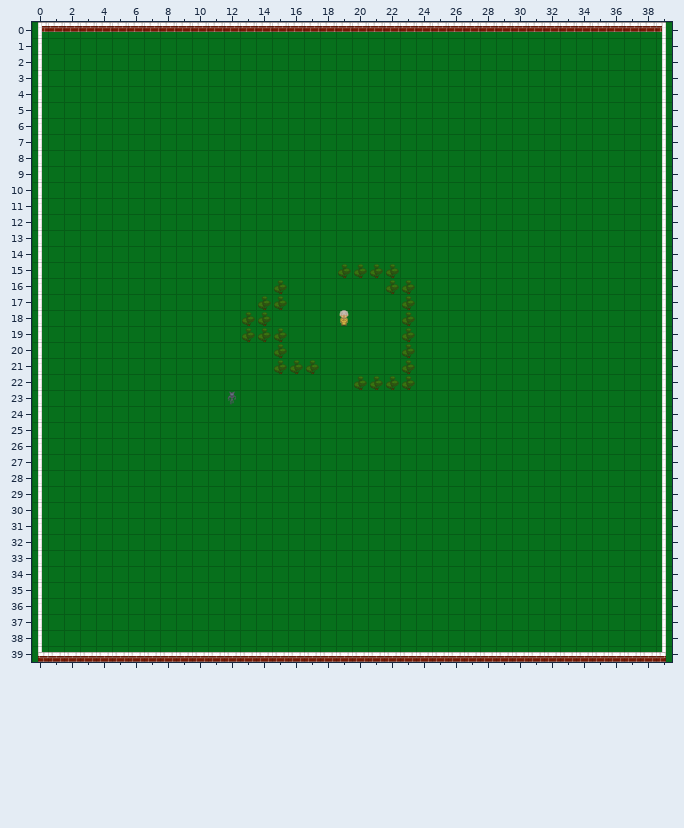
Two versions of a level (Tiled map (JSON), assets/tilemaps/level2.json). The picture above is the old version.
Cells are 64x64 px. Shown: x 0..39, y 0..39.
The same view after the edit:
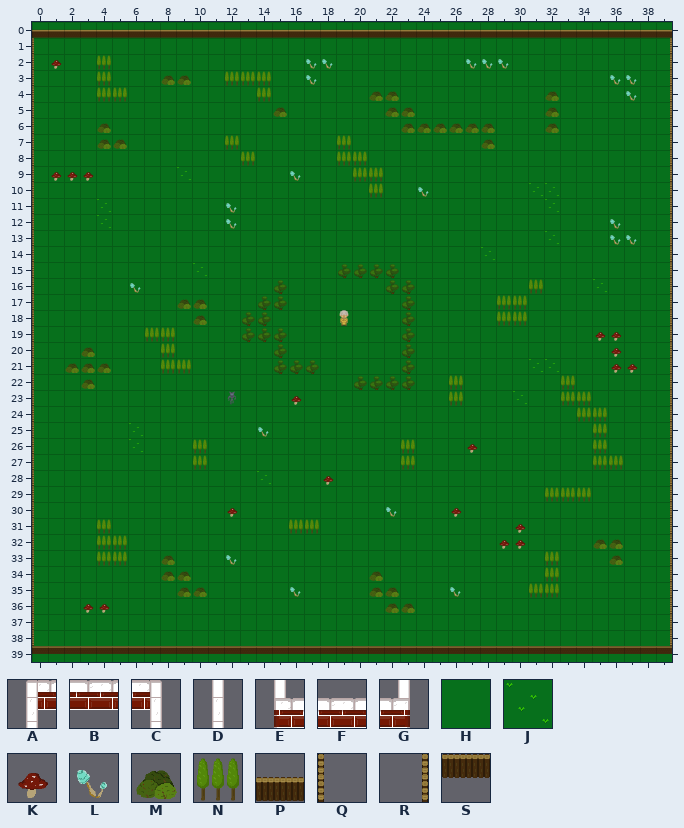
Key: from "tiles": A 0, B 1, C 2, D 16, E 32, F 33, G 34, H 78, J 101, K 102, L 103, M 115, N 116, P 117, Q 118, R 119, S 120.
_ is an empty cell.
What changed:
Layer "backgroundLayer":
y 9: x 9 H -> J
y 10: x 31..32 HH -> JJ
y 11: x 4 H -> J; x 32 H -> J
y 12: x 4 H -> J
y 13: x 32 H -> J
y 14: x 28 H -> J
y 15: x 10 H -> J
y 16: x 35 H -> J
y 21: x 31..32 HH -> JJ
y 23: x 30 H -> J
y 25..26: x 6 H -> J
y 28: x 14 H -> J
Layer "bulletLayer":
y 9: x 16 _ -> L
y 10: x 24 _ -> L
y 11..12: x 12 _ -> L
y 16: x 6 _ -> L
y 23: x 16 _ -> K
y 25: x 14 _ -> L
y 26: x 27 _ -> K
y 28: x 18 _ -> K
y 30: x 12 _ -> K; x 22 _ -> L; x 26 _ -> K
y 33: x 12 _ -> L
y 35: x 16 _ -> L; x 26 _ -> L
Layer "blockedLayer":
y 0: x 0..39 ABBBBBBBBBBBBBBBBBBBBBBBBBBBBBBBBBBBBBBC -> PPPPPPPPPPPPPPPPPPPPPPPPPPPPPPPPPPPPPPPP
y 1: x 0 D -> Q; x 39 D -> R
y 2: x 0..1 D_ -> QK; x 4 _ -> N; x 17..18 __ -> LL; x 27..29 ___ -> LLL; x 39 D -> R
y 3: x 0 D -> Q; x 4 _ -> N; x 8..9 __ -> MM; x 12..14 ___ -> NNN; x 17 _ -> L; x 36..37 __ -> LL; x 39 D -> R
y 4: x 0 D -> Q; x 4..5 __ -> NN; x 14 _ -> N; x 21..22 __ -> MM; x 32 _ -> M; x 37 _ -> L; x 39 D -> R
y 5: x 0 D -> Q; x 15 _ -> M; x 22..23 __ -> MM; x 32 _ -> M; x 39 D -> R
y 6: x 0 D -> Q; x 4 _ -> M; x 23..28 ______ -> MMMMMM; x 32 _ -> M; x 39 D -> R
y 7: x 0 D -> Q; x 4..5 __ -> MM; x 12 _ -> N; x 19 _ -> N; x 28 _ -> M; x 39 D -> R
y 8: x 0 D -> Q; x 13 _ -> N; x 19..20 __ -> NN; x 39 D -> R
y 9: x 0..3 D___ -> QKKK; x 20..21 __ -> NN; x 39 D -> R
y 10: x 0 D -> Q; x 21 _ -> N; x 39 D -> R
y 11: x 0 D -> Q; x 39 D -> R
y 12: x 0 D -> Q; x 36 _ -> L; x 39 D -> R
y 13: x 0 D -> Q; x 36..37 __ -> LL; x 39 D -> R
y 14..15: x 0 D -> Q; x 39 D -> R
y 16: x 0 D -> Q; x 31 _ -> N; x 39 D -> R
y 17: x 0 D -> Q; x 9..10 __ -> MM; x 29..30 __ -> NN; x 39 D -> R
y 18: x 0 D -> Q; x 10 _ -> M; x 29..30 __ -> NN; x 39 D -> R
y 19: x 0 D -> Q; x 7..8 __ -> NN; x 35..36 __ -> KK; x 39 D -> R
y 20: x 0 D -> Q; x 3 _ -> M; x 8 _ -> N; x 36 _ -> K; x 39 D -> R
y 21: x 0 D -> Q; x 2..4 ___ -> MMM; x 8..9 __ -> NN; x 36..37 __ -> KK; x 39 D -> R
y 22: x 0 D -> Q; x 3 _ -> M; x 26 _ -> N; x 33 _ -> N; x 39 D -> R
y 23: x 0 D -> Q; x 26 _ -> N; x 33..34 __ -> NN; x 39 D -> R
y 24: x 0 D -> Q; x 34..35 __ -> NN; x 39 D -> R
y 25: x 0 D -> Q; x 35 _ -> N; x 39 D -> R
y 26: x 0 D -> Q; x 10 _ -> N; x 23 _ -> N; x 35 _ -> N; x 39 D -> R
y 27: x 0 D -> Q; x 10 _ -> N; x 23 _ -> N; x 35..36 __ -> NN; x 39 D -> R
y 28: x 0 D -> Q; x 39 D -> R
y 29: x 0 D -> Q; x 32..34 ___ -> NNN; x 39 D -> R
y 30: x 0 D -> Q; x 39 D -> R
y 31: x 0 D -> Q; x 4 _ -> N; x 16..17 __ -> NN; x 30 _ -> K; x 39 D -> R
y 32: x 0 D -> Q; x 4..5 __ -> NN; x 29..30 __ -> KK; x 35..36 __ -> MM; x 39 D -> R
y 33: x 0 D -> Q; x 4..5 __ -> NN; x 8 _ -> M; x 32 _ -> N; x 36 _ -> M; x 39 D -> R
y 34: x 0 D -> Q; x 8..9 __ -> MM; x 21 _ -> M; x 32 _ -> N; x 39 D -> R
y 35: x 0 D -> Q; x 9..10 __ -> MM; x 21..22 __ -> MM; x 31..32 __ -> NN; x 39 D -> R
y 36: x 0 D -> Q; x 3..4 __ -> KK; x 22..23 __ -> MM; x 39 D -> R
y 37..38: x 0 D -> Q; x 39 D -> R
y 39: x 0..39 EFFFFFFFFFFFFFFFFFFFFFFFFFFFFFFFFFFFFFFG -> SSSSSSSSSSSSSSSSSSSSSSSSSSSSSSSSSSSSSSSS
Changed places in both pictures, as pixel boxes (x1, y1, x2, y2):
changed: (32, 22, 672, 662)
